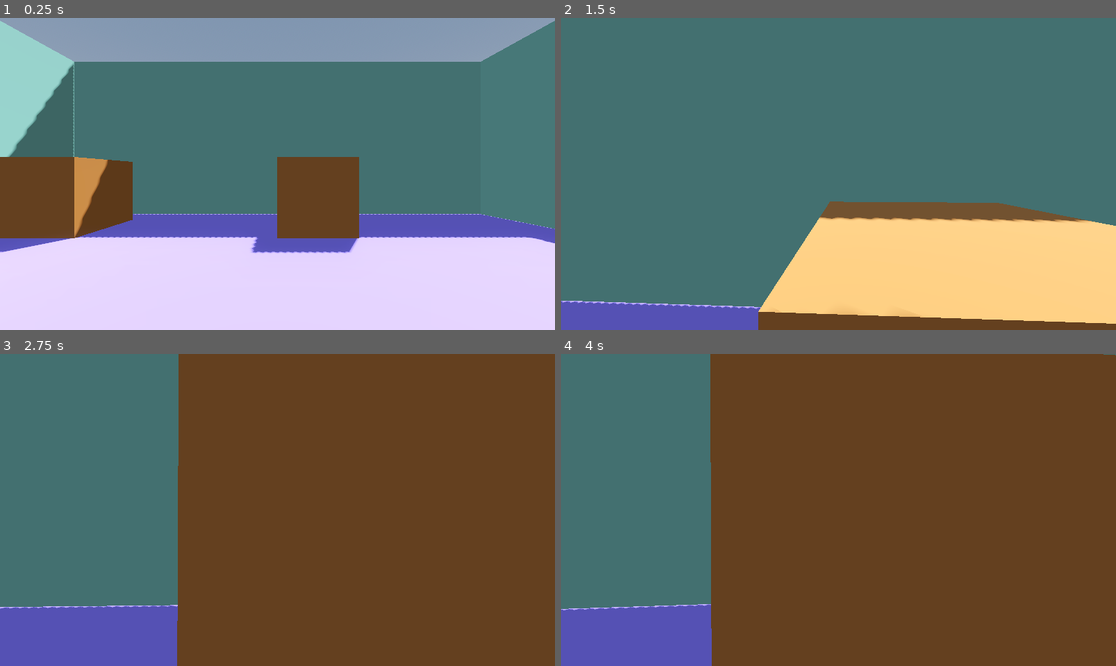
Above: before the commit, frames 1-4 (two rows, left to right).
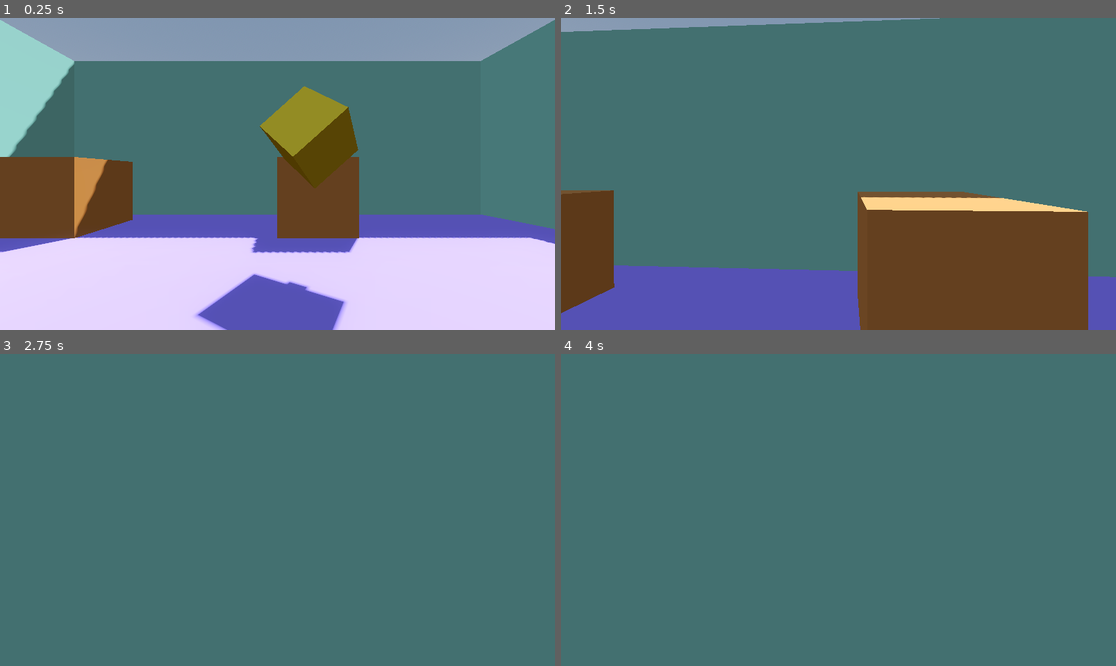
Above: after the commit, the same moments.

Repository: Tayacan/GameOff2023
Game: Godot game, scene res://scenes/playground.tscn
Two runs of this game, one before a commit and one after it. Both use one fixed random seed, a clock stepped at 60 frames per second and the inputs below.
Inputs (mouse positions are in pixels of both pictures, inside the frame that each line leads up to):
- Up to frame 1 (0.25 s): no input
- Up to frame 2 (1.5 s): move the mouse to (866, 174) at 0.52 s; hold W (move_forward) from 0.53 s (still down); tap Space (jump) at 0.77 s; move the mouse to (810, 174) at 1.27 s
- Up to frame 3 (2.75 s): keep holding W (move_forward); tap Space (jump) at 1.52 s; move the mouse to (288, 503) at 2.02 s
- Up to frame 4 (4 s): keep holding W (move_forward); tap Enter at 2.75 s; move the mouse to (832, 516) at 2.77 s; tap Space (jump) at 3.02, 3.77 s; move the mouse to (877, 513) at 3.52 s

The runs differ from the first frame. In frame 1, 7.5% of the frame differs, in the area x 0-100%, y 0-100%; in frame 2, 31%; in frame 3, 74%; in frame 4, 78%.

Commit message:
THERE IS A SPHEREBOXTHINGIE

Diff:
--- /dev/null
+++ b/materials/yellow.tres
@@ -0,0 +1,4 @@
+[gd_resource type="StandardMaterial3D" format=3 uid="uid://pnj0vkkry7d0"]
+
+[resource]
+albedo_color = Color(0.88218, 0.748654, 0.180838, 1)
--- a/player/PlayerController.gd
+++ b/player/PlayerController.gd
@@ -52,6 +52,13 @@
 
 	move_and_slide()
 
+	var push_force = 20
+
+	for i in get_slide_collision_count():
+		var c = get_slide_collision(i)
+		if c.get_collider() is RigidBody3D:
+			c.get_collider().apply_central_impulse(-c.get_normal() * push_force)
+
 func camera_rotation(mouse_move: Vector2, delta: float):
 	head.rotate_y(-mouse_move.x * mouse_sensitivity * delta)
 	camera.rotate_x(-mouse_move.y * mouse_sensitivity * delta)
--- a/scenes/playground.tscn
+++ b/scenes/playground.tscn
@@ -1,9 +1,10 @@
-[gd_scene load_steps=8 format=3 uid="uid://doh7ywv4ugnqn"]
+[gd_scene load_steps=11 format=3 uid="uid://doh7ywv4ugnqn"]
 
 [ext_resource type="PackedScene" uid="uid://bt16jtq300lur" path="res://player/player.tscn" id="1_yyvfr"]
 [ext_resource type="Material" uid="uid://dg7xodm5ordwh" path="res://materials/purple.tres" id="2_fstnw"]
 [ext_resource type="Material" uid="uid://xnjqbca5n6vj" path="res://materials/blue_green.tres" id="2_ynlgk"]
 [ext_resource type="Material" uid="uid://c6t3ysmetu6ig" path="res://materials/orange.tres" id="3_di84c"]
+[ext_resource type="Material" uid="uid://pnj0vkkry7d0" path="res://materials/yellow.tres" id="5_gmtnw"]
 
 [sub_resource type="ProceduralSkyMaterial" id="ProceduralSkyMaterial_ifgpx"]
 sky_horizon_color = Color(0.64625, 0.65575, 0.67075, 1)
@@ -17,6 +18,11 @@
 sky = SubResource("Sky_qti6a")
 tonemap_mode = 2
 glow_enabled = true
+
+[sub_resource type="SphereShape3D" id="SphereShape3D_iqvya"]
+radius = 1.5
+
+[sub_resource type="BoxMesh" id="BoxMesh_skvu0"]
 
 [node name="Playground" type="Node3D"]
 
@@ -94,22 +100,39 @@
 transform = Transform3D(1, 0, 0, 0, 1, 0, 0, 0, 1, 0, 3, 8)
 material_override = ExtResource("2_ynlgk")
 use_collision = true
-size = Vector3(16, 6, 0.002)
+size = Vector3(16, 6, 0.1)
 
 [node name="Wall 2" type="CSGBox3D" parent="Map"]
 transform = Transform3D(-4.37114e-08, 0, 1, 0, 1, 0, -1, 0, -4.37114e-08, 8, 3, 0)
 material_override = ExtResource("2_ynlgk")
 use_collision = true
-size = Vector3(16, 6, 0.002)
+size = Vector3(16, 6, 0.1)
 
 [node name="Wall 3" type="CSGBox3D" parent="Map"]
 transform = Transform3D(-4.37114e-08, 0, -1, 0, 1, 0, 1, 0, -4.37114e-08, -8, 3, 0)
 material_override = ExtResource("2_ynlgk")
 use_collision = true
-size = Vector3(16, 6, 0.002)
+size = Vector3(16, 6, 0.1)
 
 [node name="Wall 4" type="CSGBox3D" parent="Map"]
 transform = Transform3D(1, 0, 0, 0, 1, 0, 0, 0, 1, 0, 3, -8)
 material_override = ExtResource("2_ynlgk")
 use_collision = true
-size = Vector3(16, 6, 0.002)
+size = Vector3(16, 6, 0.1)
+
+[node name="CSGMesh3D" type="CSGMesh3D" parent="."]
+transform = Transform3D(1, 0, 0, 0, 1, 0, 0, 0, 1, -3.08519, -0.121813, -0.776907)
+use_collision = true
+
+[node name="RigidBody3D" type="RigidBody3D" parent="."]
+transform = Transform3D(0.745243, -0.433543, 0.50661, 0.666793, 0.484551, -0.566214, 2.98023e-08, 0.759771, 0.650191, 0.545042, 2.47046, -3.44117)
+max_contacts_reported = 9
+contact_monitor = true
+
+[node name="CollisionShape3D" type="CollisionShape3D" parent="RigidBody3D"]
+shape = SubResource("SphereShape3D_iqvya")
+
+[node name="MeshInstance3D" type="MeshInstance3D" parent="RigidBody3D"]
+material_override = ExtResource("5_gmtnw")
+mesh = SubResource("BoxMesh_skvu0")
+skeleton = NodePath("../..")
